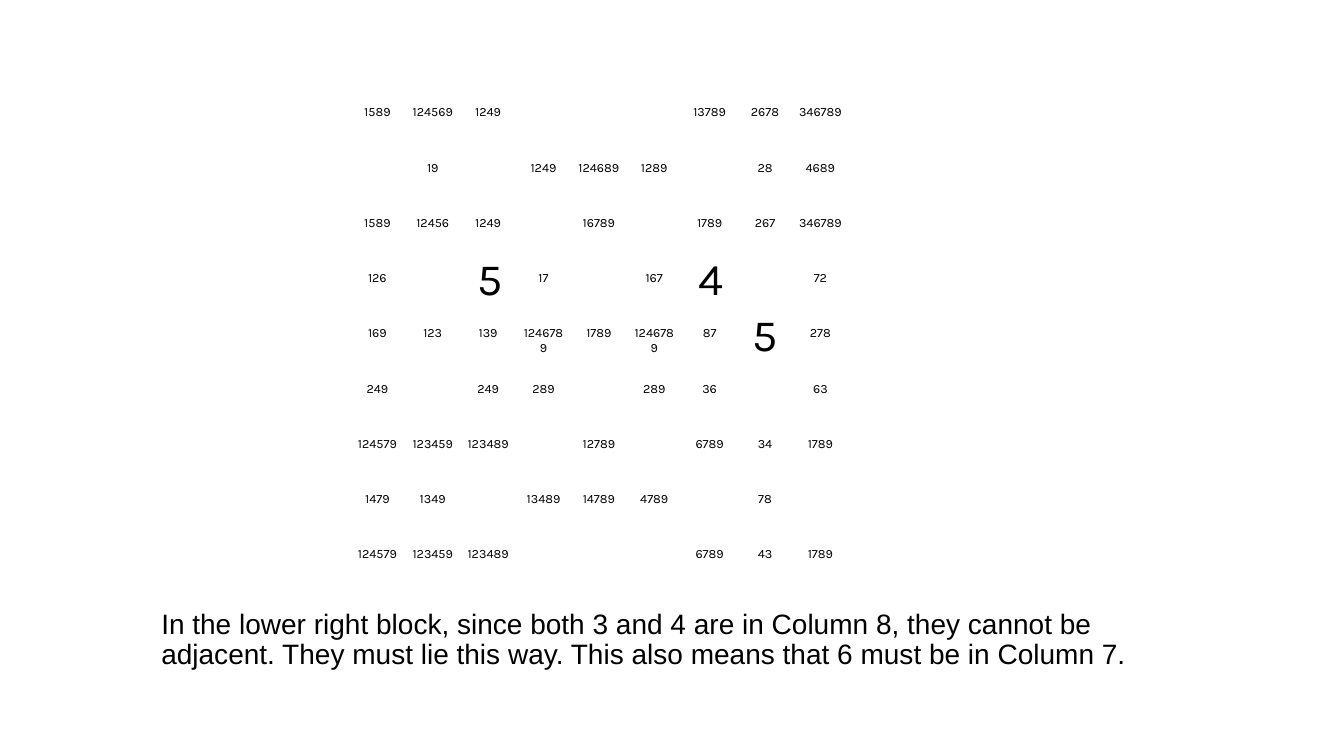
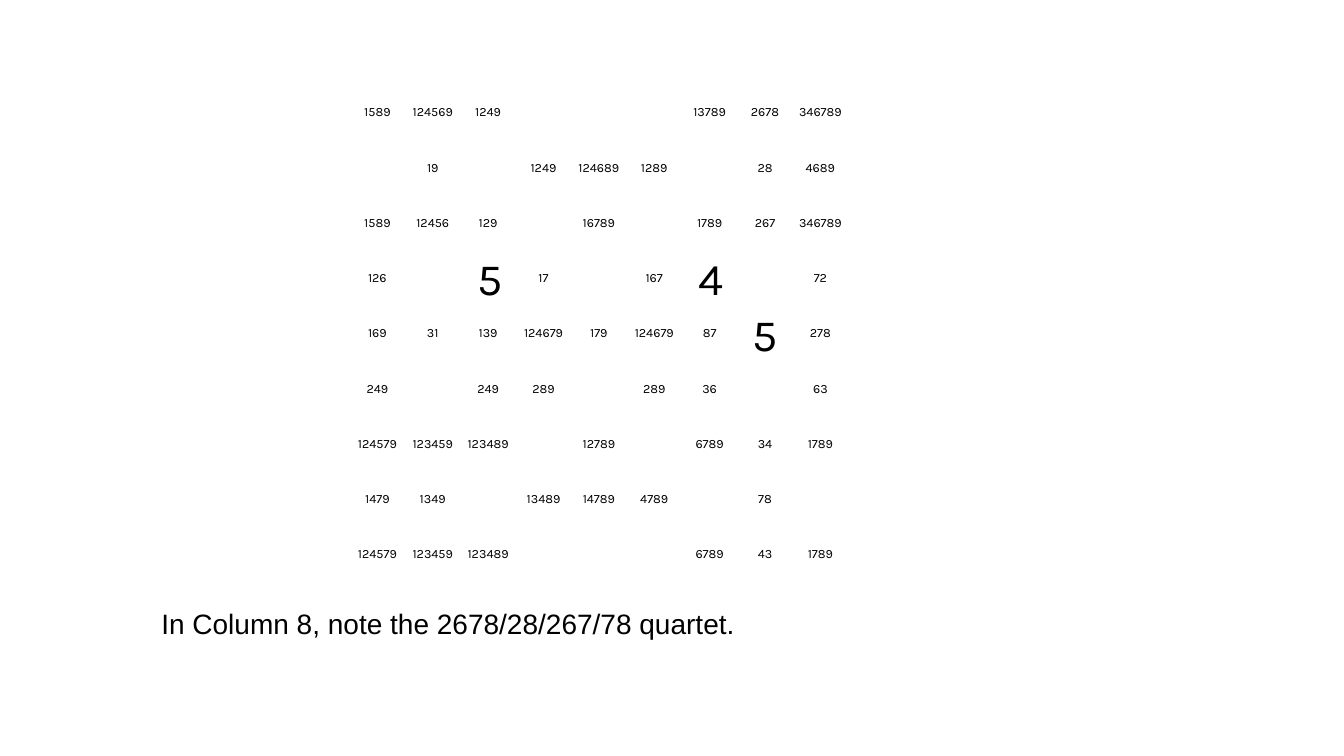
Before and after one commit to jhardis/WSJ_Number_Puzzles, a slide deck: slide 28 of 20260411_2.pptx (slide 26 before the commit). Drawn at 1344x756 pixels with LibreOffice and Linux fonts; fonts in the diff are those of the drawing; background and template pictures are left out. Boxes give left, top, right and bottom in pixels: in the first picture for what was removed or moved away, otherwise in the second. Text is boxed around its words. In the diff, an @@ line names an element or a change of style, - is before the commit and + after.

```diff
--- a/20260411_2.pptx
+++ b/20260411_2.pptx
@@ text at (479,219,498,227): text changed @@
-1249
+129
@@ text at (427,329,439,337): text changed @@
-123
+31
@@ text at (524,329,563,337): text changed @@
-1246789
+124679
@@ text at (590,329,607,337): text changed @@
-1789
+179
@@ text at (635,329,674,337): text changed @@
-1246789
+124679
@@ text at (161,613,734,639): text changed @@
-In the lower right block, since both 3 and 4 are in Column 8, they cannot be adjacent. They must lie this way. This also means that 6 must be in Column 7.
+In Column 8, note the 2678/28/267/78 quartet.
```
Also in this commit, not shown: 33 other slides changed, 1 slide added.
